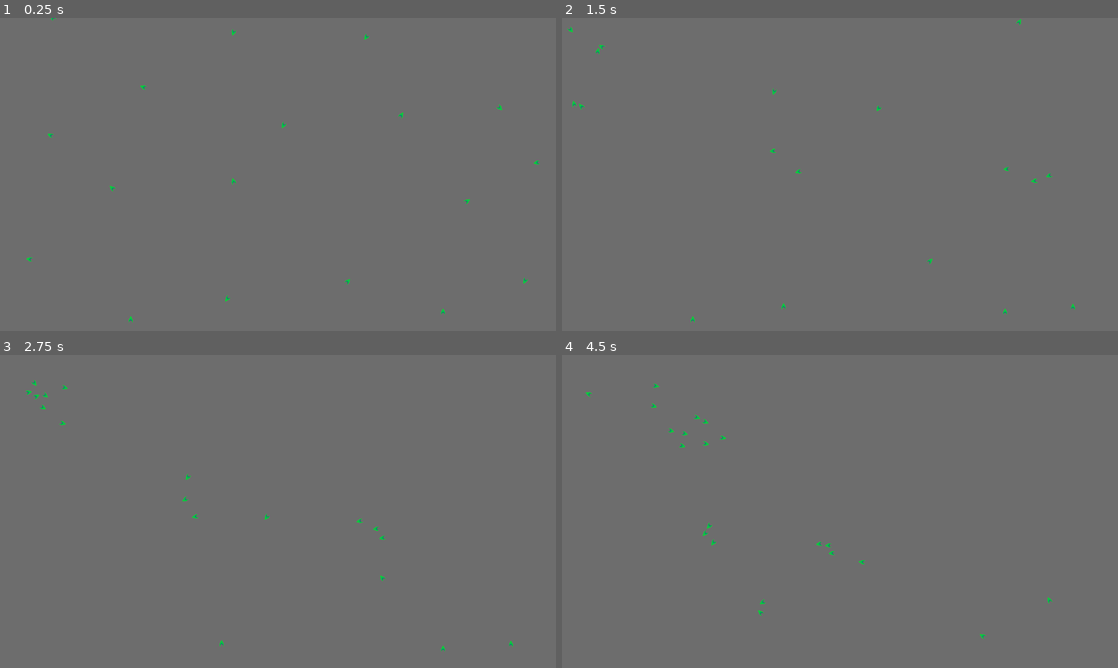
Above: before the commit, frames 1-4 (two rows, left to right).
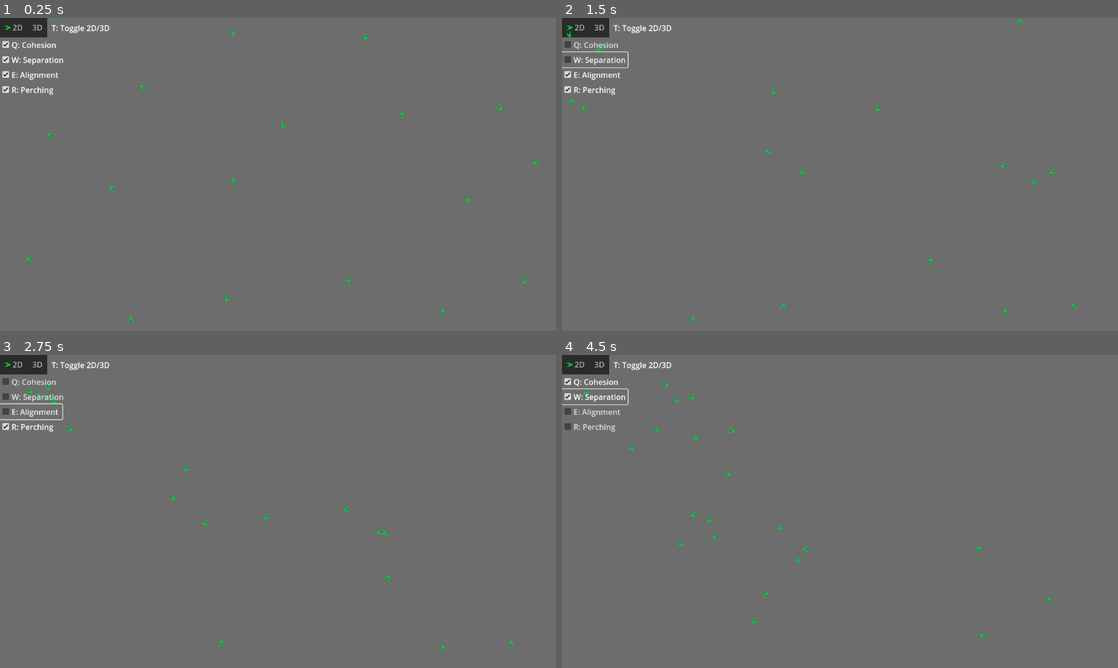
Above: after the commit, the same moments.

Repository: JarWarren/Boids
Game: Godot game, scene res://control.tscn
Same seed, same stepped clock (60 frames per second), same inputs: the game is played once before the commit and once after it. Before the commit the project starts from res://Scene2d.tscn.
Inputs (mouse positions are in pixels of both pictures, inside the frame that each line leads up to):
- Up to frame 1 (0.25 s): no input
- Up to frame 2 (1.5 s): click (589, 46) at 0.5 s, where only the run after the commit has a clickable "Q: Cohesion"; click (595, 58) at 1.25 s, where only the run after the commit has a clickable "W: Separation"
- Up to frame 3 (2.75 s): click (33, 411) at 2 s, where only the run after the commit has a clickable "E: Alignment"
- Up to frame 4 (4.5 s): click (595, 426) at 2.75 s, where only the run after the commit has a clickable "R: Perching"; click (589, 383) at 3.5 s, where only the run after the commit has a clickable "Q: Cohesion"; click (595, 395) at 4.25 s, where only the run after the commit has a clickable "W: Separation"

The runs differ from the first frame. In frame 1, 1.1% of the frame differs, in the area x 0-20%, y 0-25%; in frame 2, 1.2%; in frame 3, 1.4%; in frame 4, 1.5%, in the area x 0-76%, y 0-86%.

Commit message:
finish 2d

Diff:
--- a/Boid2D.gd
+++ b/2D/Boid2D.gd
@@ -15,7 +15,7 @@
 		return
 
 	# should perch
-	if position.y > 596 && !recently_perched:
+	if position.y > 596 && !recently_perched && Rules.is_perching_enabled:
 		perch_timer = randi_range(64, 256)
 		rotation = -1.5708
 		recently_perched = true
@@ -41,22 +41,30 @@
 	else:
 		recently_perched = false
 
-	# placeholders for the 3 rules
-	var cohesion = Vector2.ZERO # gravitate towards other boids
-	var separation = Vector2.ZERO # don't collide
-	var alignment = Vector2.ZERO # steer to match their direction
+	# cohesion - gravitate towards other boids
+	var cohesion = Vector2.ZERO
+	if Rules.is_cohesion_enabled:
+		for boid in local_boids:
+			cohesion += boid.position
+		cohesion /= local_boids.size()
+		cohesion -= position
+		cohesion /= 128
 
-	# each of the rules is influenced by boids in the vicinity
-	for boid in local_boids:
-		cohesion += boid.position
-		alignment += boid.velocity
-		if position.distance_to(boid.position) < 16:
-			separation -= boid.position - position
-	cohesion /= local_boids.size()
-	cohesion -= position
-	cohesion /= 128
-	alignment /= local_boids.size()
-	alignment -= velocity
+	# separation - don't collide with other boids
+	var separation = Vector2.ZERO
+	if Rules.is_separation_enabled:
+		for boid in local_boids:
+			if position.distance_to(boid.position) < 16:
+				separation -= boid.position - position
+
+	# alignment - steer to match direction with other boids
+	var alignment = Vector2.ZERO
+	if Rules.is_alignment_enabled:
+		for boid in local_boids:
+			alignment += boid.velocity
+		alignment /= local_boids.size()
+		alignment -= velocity
+
 	velocity += (cohesion + separation + alignment) * delta
 
 	# prevent boid from moving arbitrarily fast
--- a/Boid2D.tscn
+++ b/2D/Boid2D.tscn
@@ -1,21 +1,21 @@
-[gd_scene load_steps=4 format=3 uid="uid://4iumqwkujjjx"]
+[gd_scene load_steps=4 format=3 uid="uid://xs87h0phwi3j"]
 
-[ext_resource type="Texture2D" uid="uid://cbslrgw4p8y3o" path="res://boid.PNG" id="1_8mgmy"]
-[ext_resource type="Script" path="res://Boid2D.gd" id="2_i1hcn"]
+[ext_resource type="Script" path="res://2D/Boid2D.gd" id="1_mdf65"]
+[ext_resource type="Texture2D" path="res://2D/boid.PNG" id="2_q32cf"]
 
 [sub_resource type="CircleShape2D" id="CircleShape2D_6kr3i"]
 radius = 64.0
 
 [node name="Boid2D" type="Area2D"]
 texture_filter = 1
-script = ExtResource( "2_i1hcn" )
+script = ExtResource( "1_mdf65" )
 
 [node name="CollisionShape2D" type="CollisionShape2D" parent="."]
 shape = SubResource( "CircleShape2D_6kr3i" )
 
 [node name="Sprite2D" type="Sprite2D" parent="."]
 texture_filter = 2
-texture = ExtResource( "1_8mgmy" )
+texture = ExtResource( "2_q32cf" )
 
 [connection signal="area_entered" from="." to="." method="_on_boid_2d_area_entered"]
 [connection signal="area_exited" from="." to="." method="_on_boid_2d_area_exited"]
--- a/Scene2d.gd
+++ b/2D/Scene2d.gd
@@ -1,6 +1,6 @@
 extends Node2D
 
-var boid_scene = preload("res://Boid2D.tscn")
+var boid_scene = preload("res://2D/Boid2D.tscn")
 
 func _process(_delta):
 	if Input.is_action_just_pressed("click"):
--- /dev/null
+++ b/2D/Scene2d.tscn
@@ -0,0 +1,64 @@
+[gd_scene load_steps=3 format=3 uid="uid://b8n8fp7ra8yod"]
+
+[ext_resource type="Script" path="res://2D/Scene2d.gd" id="1_1ds6u"]
+[ext_resource type="PackedScene" path="res://2D/Boid2D.tscn" id="2_kqrqu"]
+
+[node name="Scene2D" type="Node2D"]
+script = ExtResource( "1_1ds6u" )
+
+[node name="Boid2D" parent="." instance=ExtResource( "2_kqrqu" )]
+position = Vector2(131, 28)
+
+[node name="Boid2D2" parent="." instance=ExtResource( "2_kqrqu" )]
+position = Vector2(492, 7)
+
+[node name="Boid2D3" parent="." instance=ExtResource( "2_kqrqu" )]
+position = Vector2(338, 159)
+
+[node name="Boid2D7" parent="." instance=ExtResource( "2_kqrqu" )]
+position = Vector2(492, 366)
+
+[node name="Boid2D8" parent="." instance=ExtResource( "2_kqrqu" )]
+position = Vector2(479, 571)
+
+[node name="Boid2D9" parent="." instance=ExtResource( "2_kqrqu" )]
+position = Vector2(271, 624)
+
+[node name="Boid2D4" parent="." instance=ExtResource( "2_kqrqu" )]
+position = Vector2(117, 248)
+
+[node name="Boid2D5" parent="." instance=ExtResource( "2_kqrqu" )]
+position = Vector2(80, 503)
+
+[node name="Boid2D6" parent="." instance=ExtResource( "2_kqrqu" )]
+position = Vector2(274, 390)
+
+[node name="Boid2D10" parent="." instance=ExtResource( "2_kqrqu" )]
+position = Vector2(778, 12)
+
+[node name="Boid2D11" parent="." instance=ExtResource( "2_kqrqu" )]
+position = Vector2(1139, -9)
+
+[node name="Boid2D12" parent="." instance=ExtResource( "2_kqrqu" )]
+position = Vector2(997, 148)
+
+[node name="Boid2D13" parent="." instance=ExtResource( "2_kqrqu" )]
+position = Vector2(1151, 293)
+
+[node name="Boid2D14" parent="." instance=ExtResource( "2_kqrqu" )]
+position = Vector2(1105, 512)
+
+[node name="Boid2D19" parent="." instance=ExtResource( "2_kqrqu" )]
+position = Vector2(606, 188)
+
+[node name="Boid2D15" parent="." instance=ExtResource( "2_kqrqu" )]
+position = Vector2(918, 608)
+
+[node name="Boid2D16" parent="." instance=ExtResource( "2_kqrqu" )]
+position = Vector2(810, 237)
+
+[node name="Boid2D17" parent="." instance=ExtResource( "2_kqrqu" )]
+position = Vector2(713, 553)
+
+[node name="Boid2D18" parent="." instance=ExtResource( "2_kqrqu" )]
+position = Vector2(928, 404)
--- /dev/null
+++ b/3D/Scene3D.tscn
@@ -0,0 +1,3 @@
+[gd_scene format=3 uid="uid://cimc8krbelkof"]
+
+[node name="Scene3D" type="Node3D"]
--- /dev/null
+++ b/HUD.gd
@@ -0,0 +1,55 @@
+extends CanvasLayer
+
+var scene_2d = preload("res://2D/Scene2D.tscn")
+var scene_3d = preload("res://3D/Scene3D.tscn")
+
+@onready var active_scene = $Scene2D
+@onready var cohesion = $Cohesion
+@onready var separation = $Separation
+@onready var alignment = $Alignment
+@onready var perching = $Perching
+@onready var tabs: TabBar = $TabBar
+
+
+func _process(_delta):
+	if Input.is_action_just_pressed("cohesion"):
+		Rules.is_cohesion_enabled = !Rules.is_cohesion_enabled
+		cohesion.button_pressed = Rules.is_cohesion_enabled
+	if Input.is_action_just_pressed("separation"):
+		Rules.is_separation_enabled = !Rules.is_separation_enabled
+		separation.button_pressed = Rules.is_separation_enabled
+	if Input.is_action_just_pressed("alignment"):
+		Rules.is_alignment_enabled = !Rules.is_alignment_enabled
+		alignment.button_pressed = Rules.is_alignment_enabled
+	if Input.is_action_just_pressed("perching"):
+		Rules.is_perching_enabled = !Rules.is_perching_enabled
+		perching.button_pressed = Rules.is_perching_enabled
+	if Input.is_action_just_pressed("toggle"):
+		tabs.current_tab = 1 - tabs.current_tab
+
+
+func _on_tab_bar_tab_changed(tab):
+	remove_child(active_scene)
+	active_scene.call_deferred("free")
+	match tab:
+		0:
+			active_scene = scene_2d.instantiate()
+		1:
+			active_scene = scene_3d.instantiate()
+	add_child(active_scene)
+
+
+func _on_perching_toggled(button_pressed):
+	Rules.is_perching_enabled = button_pressed
+
+
+func _on_alignment_toggled(button_pressed):
+	Rules.is_alignment_enabled = button_pressed
+
+
+func _on_separation_toggled(button_pressed):
+	Rules.is_separation_enabled = button_pressed
+
+
+func _on_cohesion_toggled(button_pressed):
+	Rules.is_cohesion_enabled = button_pressed
--- a/Rules.gd
+++ b/Rules.gd
@@ -1,6 +1,6 @@
 extends Node
 
-var is_cohesion_enabled = false
-var is_separation_enabled = false
-var is_alignment_enabled = false
-var is_perching_enabled = false
+var is_cohesion_enabled = true
+var is_separation_enabled = true
+var is_alignment_enabled = true
+var is_perching_enabled = true
--- a/Scene2d.tscn
+++ /dev/null
@@ -1,64 +0,0 @@
-[gd_scene load_steps=3 format=3 uid="uid://d3dihmds3oiu7"]
-
-[ext_resource type="Script" path="res://Scene2d.gd" id="1_ixkt0"]
-[ext_resource type="PackedScene" uid="uid://4iumqwkujjjx" path="res://Boid2D.tscn" id="2_iic0v"]
-
-[node name="Scene2D" type="Node2D"]
-script = ExtResource( "1_ixkt0" )
-
-[node name="Boid2D" parent="." instance=ExtResource( "2_iic0v" )]
-position = Vector2(131, 28)
-
-[node name="Boid2D2" parent="." instance=ExtResource( "2_iic0v" )]
-position = Vector2(492, 7)
-
-[node name="Boid2D3" parent="." instance=ExtResource( "2_iic0v" )]
-position = Vector2(338, 159)
-
-[node name="Boid2D7" parent="." instance=ExtResource( "2_iic0v" )]
-position = Vector2(492, 366)
-
-[node name="Boid2D8" parent="." instance=ExtResource( "2_iic0v" )]
-position = Vector2(479, 571)
-
-[node name="Boid2D9" parent="." instance=ExtResource( "2_iic0v" )]
-position = Vector2(271, 624)
-
-[node name="Boid2D4" parent="." instance=ExtResource( "2_iic0v" )]
-position = Vector2(117, 248)
-
-[node name="Boid2D5" parent="." instance=ExtResource( "2_iic0v" )]
-position = Vector2(80, 503)
-
-[node name="Boid2D6" parent="." instance=ExtResource( "2_iic0v" )]
-position = Vector2(274, 390)
-
-[node name="Boid2D10" parent="." instance=ExtResource( "2_iic0v" )]
-position = Vector2(778, 12)
-
-[node name="Boid2D11" parent="." instance=ExtResource( "2_iic0v" )]
-position = Vector2(1139, -9)
-
-[node name="Boid2D12" parent="." instance=ExtResource( "2_iic0v" )]
-position = Vector2(997, 148)
-
-[node name="Boid2D13" parent="." instance=ExtResource( "2_iic0v" )]
-position = Vector2(1151, 293)
-
-[node name="Boid2D14" parent="." instance=ExtResource( "2_iic0v" )]
-position = Vector2(1105, 512)
-
-[node name="Boid2D19" parent="." instance=ExtResource( "2_iic0v" )]
-position = Vector2(606, 188)
-
-[node name="Boid2D15" parent="." instance=ExtResource( "2_iic0v" )]
-position = Vector2(918, 608)
-
-[node name="Boid2D16" parent="." instance=ExtResource( "2_iic0v" )]
-position = Vector2(810, 237)
-
-[node name="Boid2D17" parent="." instance=ExtResource( "2_iic0v" )]
-position = Vector2(713, 553)
-
-[node name="Boid2D18" parent="." instance=ExtResource( "2_iic0v" )]
-position = Vector2(928, 404)
--- /dev/null
+++ b/control.tscn
@@ -0,0 +1,60 @@
+[gd_scene load_steps=4 format=3 uid="uid://dukimu2lxbjs2"]
+
+[ext_resource type="Script" path="res://HUD.gd" id="1_d7umh"]
+[ext_resource type="Texture2D" uid="uid://cbslrgw4p8y3o" path="res://2D/boid.PNG" id="2_6rw1u"]
+[ext_resource type="PackedScene" uid="uid://d2mfnphifw6rf" path="res://2D/Scene2d.tscn" id="3_svf5h"]
+
+[node name="HUD" type="CanvasLayer"]
+script = ExtResource( "1_d7umh" )
+
+[node name="TabBar" type="TabBar" parent="."]
+offset_right = 98.0
+offset_bottom = 40.0
+clip_tabs = false
+tab_count = 2
+tab_0/title = "2D"
+tab_0/icon = ExtResource( "2_6rw1u" )
+tab_1/title = "3D"
+
+[node name="Scene2D" parent="." instance=ExtResource( "3_svf5h" )]
+
+[node name="Cohesion" type="CheckBox" parent="."]
+offset_top = 40.0
+offset_right = 121.0
+offset_bottom = 71.0
+button_pressed = true
+text = "Q: Cohesion"
+
+[node name="Separation" type="CheckBox" parent="."]
+offset_top = 71.0
+offset_right = 136.0
+offset_bottom = 102.0
+button_pressed = true
+text = "W: Separation"
+
+[node name="Alignment" type="CheckBox" parent="."]
+offset_top = 102.0
+offset_right = 129.0
+offset_bottom = 133.0
+button_pressed = true
+text = "E: Alignment"
+
+[node name="Perching" type="CheckBox" parent="."]
+offset_top = 133.0
+offset_right = 129.0
+offset_bottom = 164.0
+button_pressed = true
+text = "R: Perching"
+
+[node name="Label" type="Label" parent="."]
+offset_left = 107.0
+offset_top = 9.0
+offset_right = 228.0
+offset_bottom = 35.0
+text = "T: Toggle 2D/3D"
+
+[connection signal="tab_changed" from="TabBar" to="." method="_on_tab_bar_tab_changed"]
+[connection signal="toggled" from="Cohesion" to="." method="_on_cohesion_toggled"]
+[connection signal="toggled" from="Separation" to="." method="_on_separation_toggled"]
+[connection signal="toggled" from="Alignment" to="." method="_on_alignment_toggled"]
+[connection signal="toggled" from="Perching" to="." method="_on_perching_toggled"]
--- a/project.godot
+++ b/project.godot
@@ -11,7 +11,7 @@
 [application]
 
 config/name="Boids"
-run/main_scene="res://Scene2d.tscn"
+run/main_scene="res://control.tscn"
 config/icon="res://icon.png"
 config/features=PackedStringArray("4.0", "Vulkan Clustered")
 
@@ -30,6 +30,31 @@
 "events": [Object(InputEventMouseButton,"resource_local_to_scene":false,"resource_name":"","device":-1,"window_id":0,"s …(267 unchanged characters)…
 ]
 }
+cohesion={
+"deadzone": 0.5,
+"events": [Object(InputEventKey,"resource_local_to_scene":false,"resource_name":"","device":0,"window_id":0,"store_command":true,"alt_pressed":false,"shift_pressed":false,"ctrl_pressed":false,"command_pressed":false,"pressed":false,"keycode":0,"physical_keycode":81,"unicode":0,"echo":false,"script":null)
+]
+}
+separation={
+"deadzone": 0.5,
+"events": [Object(InputEventKey,"resource_local_to_scene":false,"resource_name":"","device":0,"window_id":0,"store_command":true,"alt_pressed":false,"shift_pressed":false,"ctrl_pressed":false,"command_pressed":false,"pressed":false,"keycode":0,"physical_keycode":87,"unicode":0,"echo":false,"script":null)
+]
+}
+alignment={
+"deadzone": 0.5,
+"events": [Object(InputEventKey,"resource_local_to_scene":false,"resource_name":"","device":0,"window_id":0,"store_command":true,"alt_pressed":false,"shift_pressed":false,"ctrl_pressed":false,"command_pressed":false,"pressed":false,"keycode":0,"physical_keycode":69,"unicode":0,"echo":false,"script":null)
+]
+}
+perching={
+"deadzone": 0.5,
+"events": [Object(InputEventKey,"resource_local_to_scene":false,"resource_name":"","device":0,"window_id":0,"store_command":true,"alt_pressed":false,"shift_pressed":false,"ctrl_pressed":false,"command_pressed":false,"pressed":false,"keycode":0,"physical_keycode":82,"unicode":0,"echo":false,"script":null)
+]
+}
+toggle={
+"deadzone": 0.5,
+"events": [Object(InputEventKey,"resource_local_to_scene":false,"resource_name":"","device":0,"window_id":0,"store_command":true,"alt_pressed":false,"shift_pressed":false,"ctrl_pressed":false,"command_pressed":false,"pressed":false,"keycode":0,"physical_keycode":84,"unicode":0,"echo":false,"script":null)
+]
+}
 
 [rendering]
 
Renamed: boid.PNG -> 2D/boid.PNG
Not shown, changed: 2D/boid.PNG.import
